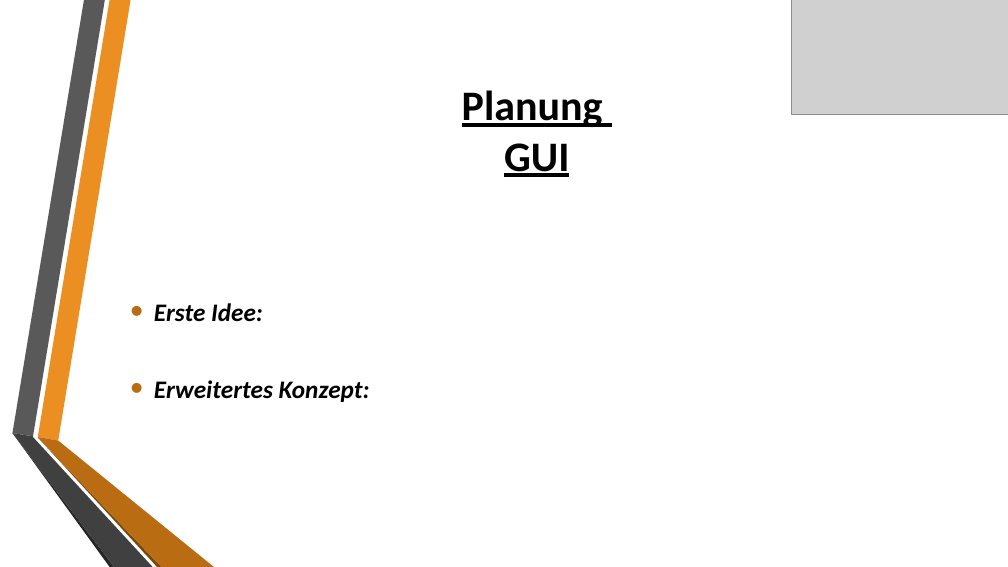
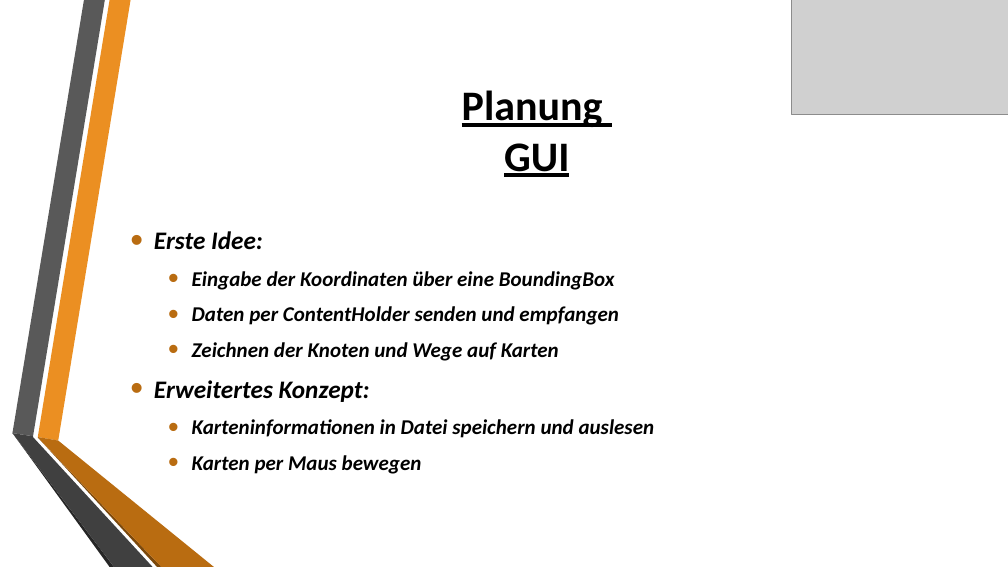
Before and after one commit to Hator21/GeoGraph2017, a slide deck: slide 10 of Praesentation/Geograph 2017.pptx. Drawn at 1008x567 pixels with LibreOffice and Linux fonts; fonts in the diff are those of the drawing; grey boxes stand for pictures; background and template pictures are left out. Boxes give left, top, right and bottom in pixels: in the first picture for what was removed or moved away, otherwise in the second. Text is boxed around its words. In the diff, an @@ line names an element or a change of style, - is before the commit and + after.

```diff
--- a/Praesentation/Geograph 2017.pptx
+++ b/Praesentation/Geograph 2017.pptx
@@ text at <box>192,271,618,361</box>: paragraphs added @@
+  • Eingabe der Koordinaten über eine BoundingBox
+  • Daten per ContentHolder senden und empfangen
+  • Zeichnen der Knoten und Wege auf Karten
@@ text at <box>192,419,655,474</box>: paragraphs added @@
+  • Karteninformationen in Datei speichern und auslesen
+  • Karten per Maus bewegen
```
Also in this commit, not shown: 3 other slides changed, 2 other files.
